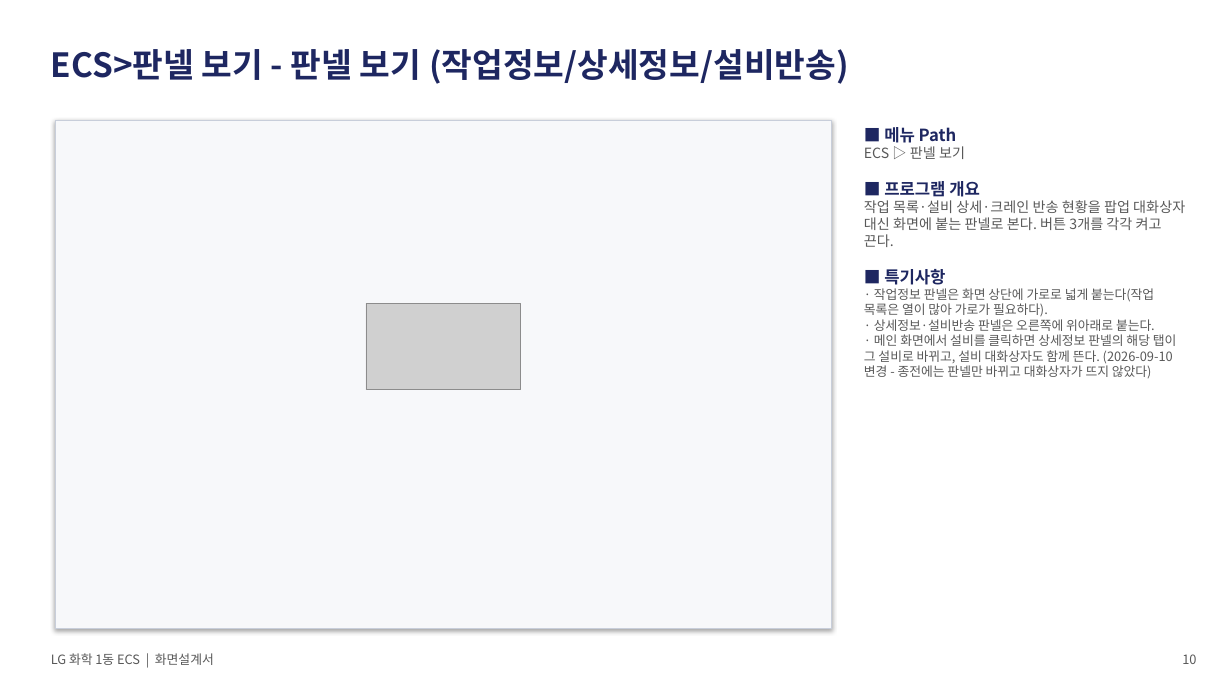
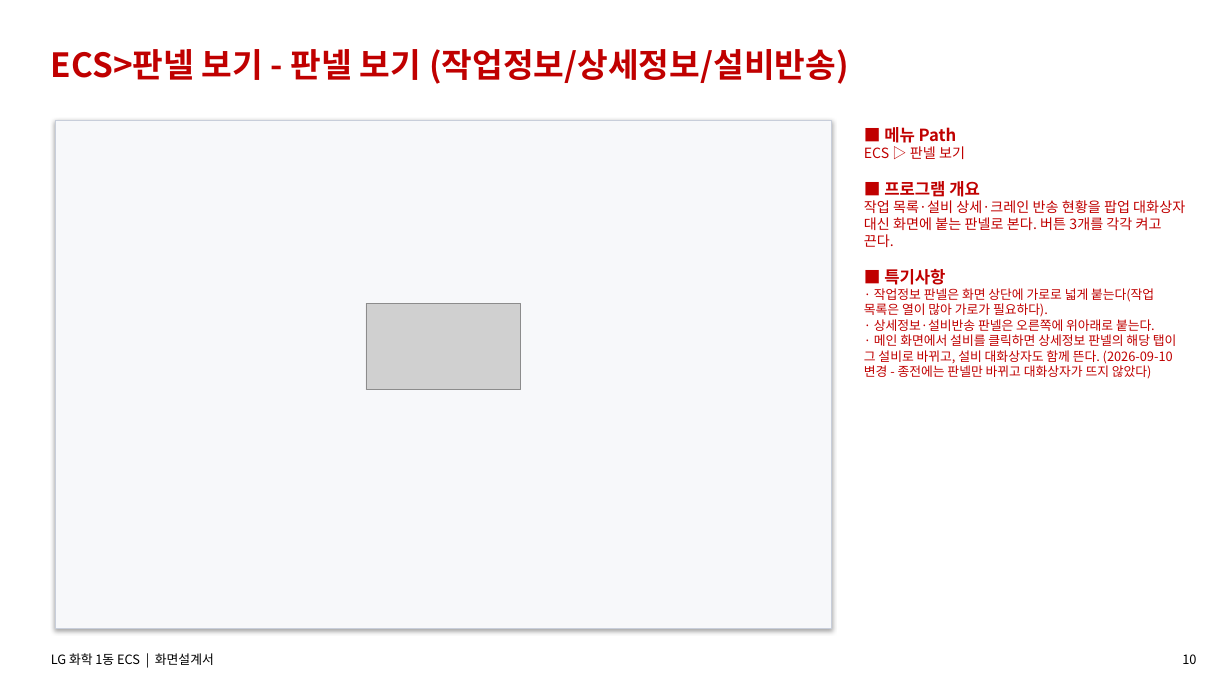
Before and after one commit to yeorijby-coder/LGLS_ALL, a slide deck: slide 10 of docs/산출물_20260909/06_ECS_화면설계서.pptx. Drawn at 1232x693 pixels with LibreOffice and Linux fonts; fonts in the diff are those of the drawing; grey boxes stand for pictures. Boxes give left, top, right and bottom in pixels: in the first picture for what was removed or moved away, otherwise in the second. Text is boxed around its words. In the diff, an @@ line names an element or a change of style, - is before the commit and + after.

```diff
--- a/docs/산출물_20260909/06_ECS_화면설계서.pptx
+++ b/docs/산출물_20260909/06_ECS_화면설계서.pptx
@@ text "ECS>판넬 보기 - 판넬 보기 ..." at (x1=51, y1=49, x2=849, y2=84): text colour #1E2761 to #C00000 @@
@@ text "■ 메뉴 Path" at (x1=864, y1=127, x2=1185, y2=379): text colour #1E2761 to #C00000 in "■ 메뉴 Path", "■ 프로그램 개요", "■ 특기사항"; text colour #595959 to #C00000 @@
@@ text "LG 화학 1동 ECS | ..." at (x1=51, y1=653, x2=214, y2=665): text colour #595959 to #000000 @@
@@ text "10" at (x1=1182, y1=654, x2=1196, y2=664): text colour #595959 to #000000 @@
```
Also in this commit, not shown: 19 other slides changed, 4 other files.
